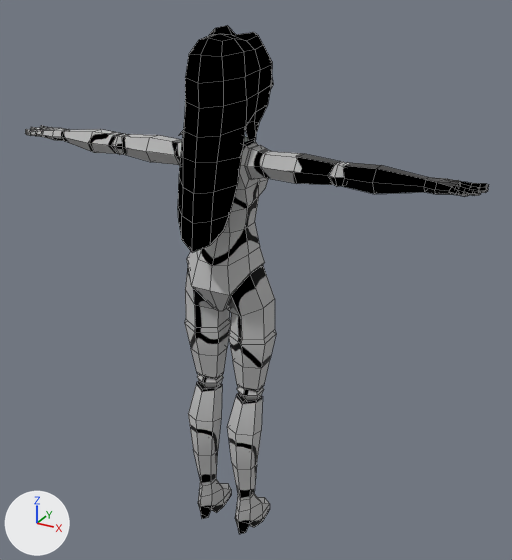
A saved change to the Blender file 6 Month Project/Assets/_Project/Art/Models/Characters/MainCharacter.blend.
Before and after are seen from a 50 mm lens placed at (1.27, -2.07, 2.17), pointed at (0.08, 0.09, 1.09). Arrows for +X, +Y and +Z are at lower left; the lights stay in place. Mesh edges are drawn as thin lines.

The first picture shows 'Base', 'Hair'.
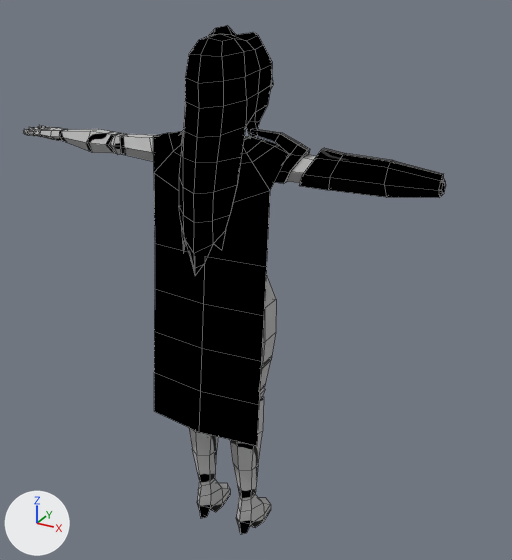
The change in detail:
me_circle_005 is used by ob_base; location (0.0, 0.0, 0.0).
me_circle_005 had 760 vertices, 774 faces and spanned x -0.9..0.9, y -0.1..0.16, z -0.01..1.95.
me_circle_005 now has 663 vertices, 668 faces and spans x -0.91..0.77, y -0.1..0.16, z -0.01..1.95.
me_circle_005 part 5: the loose piece of 18 vertices spanning x -0.47..-0.4, y -0.04..0.04, z 1.54..1.61 is moved by (-0.01, 0.0, 0.0).
me_circle_005 part 6: a new loose piece of 106 vertices spanning x 0.08..0.77, y -0.05..0.07, z 1.52..1.69, in mat_material.
me_circle_005 part 7: the loose piece of 142 vertices spanning x 0.45..0.9, y -0.07..0.11, z 1.53..1.61 is deleted.
me_circle_005 part 8: the loose piece of 18 vertices spanning x 0.4..0.47, y -0.04..0.04, z 1.54..1.61 is deleted.
me_circle_005 part 9: 25 vertices moved from x -0.89..0.17, y -0.06..0.06, z 1.49..1.61 to x -0.89..0.12, y -0.06..0.06, z 1.49..1.64; 173 vertices removed from x -0.89..0.43, y -0.07..0.11, z 1.49..1.64; 142 vertices added at x -0.91..0.12, y -0.07..0.11, z 1.49..1.64.
me_circle_005 part 10: 8 vertices moved from x -0.18..0.18, y -0.02..0.08, z 0.9..0.92 to x -0.18..0.18, y -0.01..0.07, z 0.9..0.91; 20 vertices removed from x -0.17..0.17, y -0.06..0.12, z 0.78..0.92; 8 vertices added at x -0.11..0.11, y -0.05..0.11, z 0.78..0.91.
me_circle_004 is used by ob_cape; location (0.0, 0.0, 0.0).
me_circle_004 had 55 vertices, 40 faces and spanned x -0.282..0.419, y -0.204..0.202, z 0.56..1.659.
me_circle_004 now has 55 vertices, 40 faces and spans x -0.269..0.269, y -0.204..0.202, z 0.56..1.659.
me_circle_004 part 1: 35 of 55 vertices moved; they spanned x -0.282..0.419, y -0.106..0.202, z 1.44..1.657 and now span x -0.269..0.269, y -0.093..0.202, z 1.44..1.659; mean shift (-0.04, 0.0, 0.012); largest move (0.419, -0.024, 1.616) -> (0.269, -0.03, 1.627).
me_circle_004 part 2: 40 faces spanning x -0.269..0.269, y -0.204..0.202, z 0.56..1.659 switch from no material to mat_material_001 (black #000000).
me_circle_008 is used by ob_hair; location (0.0, 0.0, 0.0).
Verts and faces of me_circle_008; kept vertices keep their numbers, new ones are numbered from 168.
Before the commit, vertices of me_circle_008: 135 (0.124, 0.004, 1.711) at pixel (254, 121), 136 (0.128, 0.03, 1.703) at pixel (259, 122), 137 (0.093, 0.052, 1.677), 138 (0.073, 0.025, 1.698), 139 (0.119, 0.023, 1.652) at pixel (255, 138).
Before the commit, vertices of me_circle_008: 140 (0.106, 0.042, 1.652) at pixel (255, 136), 141 (0.083, 0.05, 1.643), 142 (0.091, 0.023, 1.639) at pixel (248, 140), 143 (0.087, 0.073, 1.614).
me_circle_008 had 168 vertices, 180 faces and spanned x -0.139..0.147, y -0.209..0.165, z 1.295..1.998.
me_circle_008 now has 177 vertices, 196 faces and spans x -0.139..0.147, y -0.195..0.165, z 1.198..1.998.
Part 3, on me_circle_008:
4 faces are deleted.
20 vertices move from x -0.104..0.104, y -0.209..-0.123, z 1.295..1.421 to x -0.104..0.104, y -0.195..-0.118, z 1.285..1.421.
9 vertices are added at x -0.071..0.08, y -0.192..-0.144, z 1.198..1.296.
20 new faces join them.
Part 4, on me_circle_008:
Vertex 135 moves to (0.123, 0.011, 1.709), pixel (254, 121).
Vertex 136 moves to (0.125, 0.038, 1.707), pixel (259, 121).
Vertex 137 moves to (0.09, 0.063, 1.687).
Vertex 138 moves to (0.07, 0.032, 1.703).
Vertex 139 moves to (0.115, 0.04, 1.656), pixel (257, 135).
Vertex 140 moves to (0.101, 0.059, 1.66).
Vertex 141 moves to (0.078, 0.068, 1.653).
Vertex 142 moves to (0.086, 0.042, 1.644), pixel (249, 138).
Vertex 143 moves to (0.08, 0.096, 1.629).
Object 'Cape' (ob_cape) is now shown.

Location of each change, [x1, y1, x2, y2] in pixels of the pictures (512 x 560 px; the box of a moved part takes in the faces that stretch with it):
'Base', reshaped (9% narrower): before [25, 126, 489, 534]; after [23, 125, 446, 534]
'Cape', shown (black): after [153, 131, 289, 446]
'Hair', reshaped (10% taller): before [178, 25, 273, 252]; after [178, 25, 273, 275]
part 1 of me_circle_004, moved or reshaped (not visible before): after [153, 131, 289, 267]
part 2 of me_circle_004, recoloured (black): after [154, 173, 267, 446]
part 3 of me_circle_008, built on: before [178, 178, 237, 252]; after [179, 178, 237, 275]
part 4 of me_circle_008, moved or reshaped: before [246, 105, 268, 141]; after [246, 105, 268, 137]
part 5 of me_circle_005, moved or reshaped: before [113, 134, 127, 155]; after [110, 133, 124, 154]
part 6 of me_circle_005, added (black): after [250, 128, 446, 197]
part 7 of me_circle_005, deleted (black): before [342, 162, 489, 197]
part 8 of me_circle_005, deleted: before [329, 162, 346, 186]
part 9 of me_circle_005, moved or reshaped: before [25, 126, 340, 212]; after [23, 125, 249, 162]
part 10 of me_circle_005, moved or reshaped: before [185, 290, 276, 388]; after [261, 299, 276, 369]
